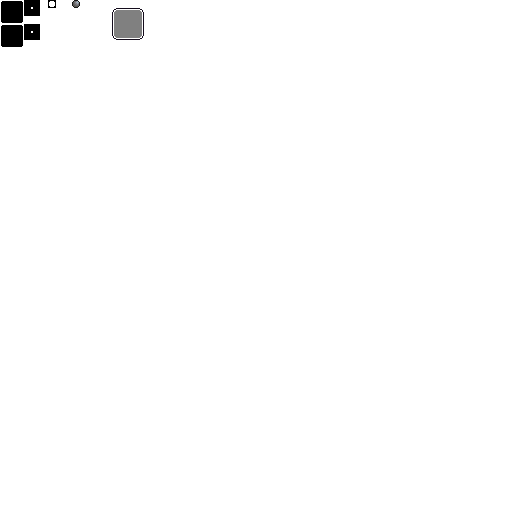
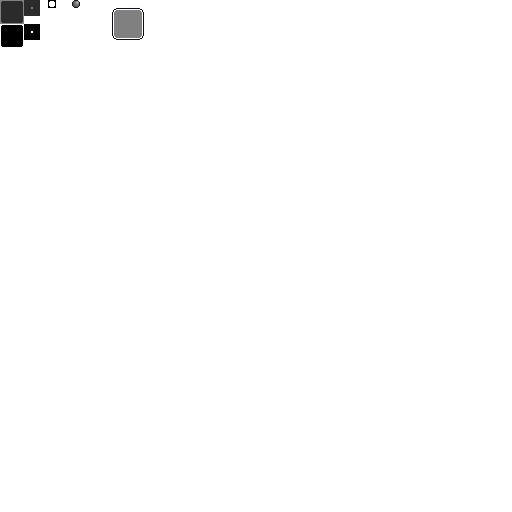
Revision of a layered 512 x 512 image; what changed, layer by layer:
painted on "Layer 11" over [0, 0, 40, 24]
